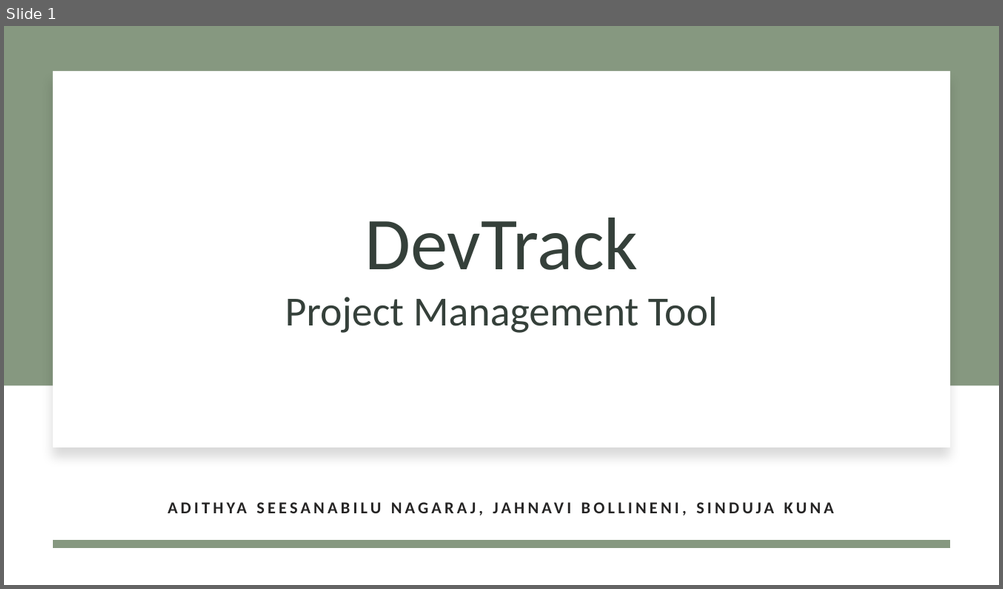
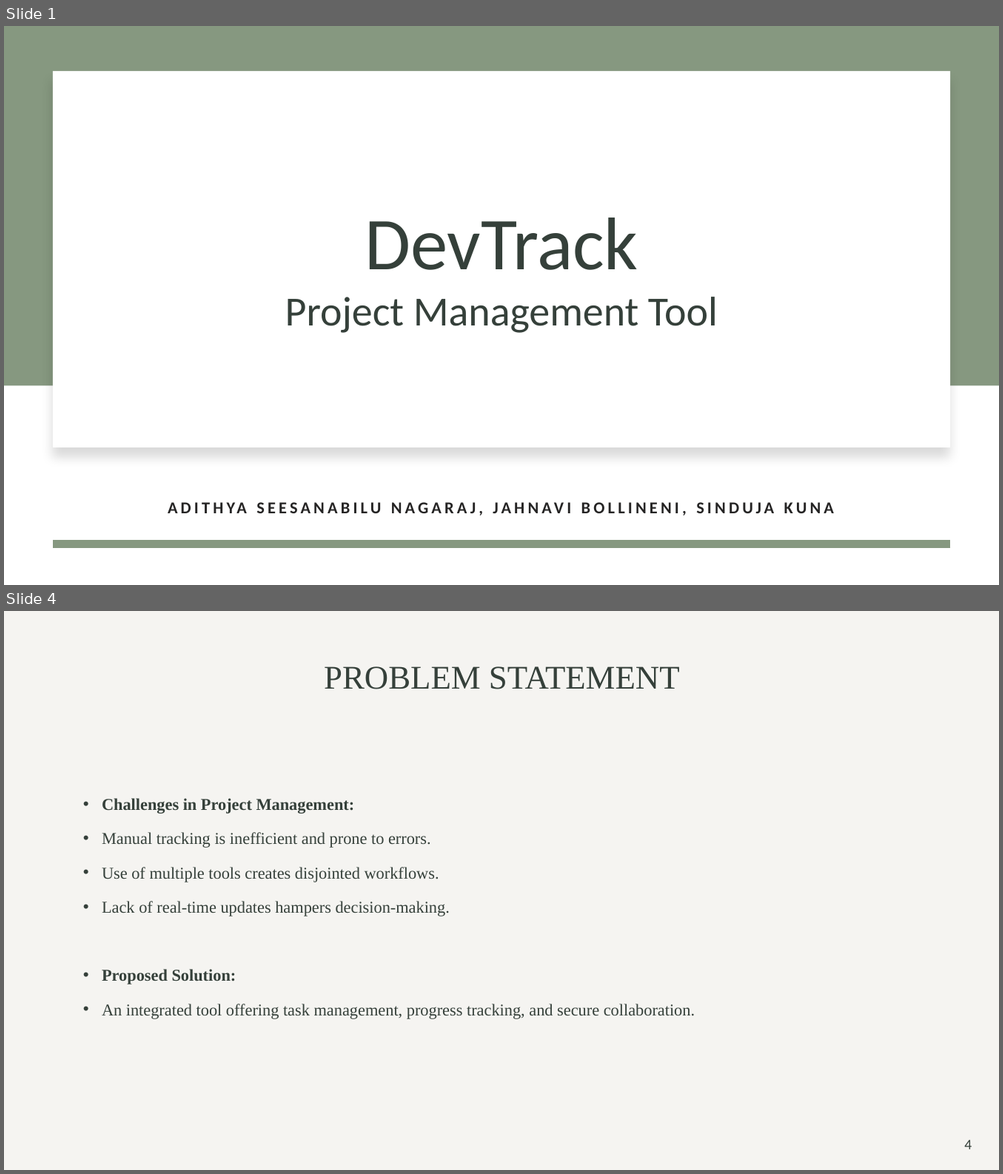
Before and after one commit to jahnavib26/DevTrack, a slide deck: ACS560 - SE Project Presentation.pptx. Shown one above the other, each under a label of ours: slide 1 before the commit, slides 1 and 4 after it; the slides between them are not shown. The pictures are 1003x589 and 1003x1174 pixels, drawn with LibreOffice and Linux fonts; fonts in the diff are those of the drawing. Boxes give left, top, right and bottom in pixels: in the first picture for what was removed or moved away, otherwise in the second. Text is boxed around its words. In the diff, an @@ line names an element or a change of style, - is before the commit and + after.

```diff
--- a/ACS560 - SE Project Presentation.pptx
+++ b/ACS560 - SE Project Presentation.pptx
@@ slide 4 added at (4,611,999,1170), background #FFFFFF @@
@@ rectangle added at (4,611,999,1170), fill #C0B7A5 at 15% opacity @@
@@ title added at (324,667,680,689), 32 pt, text #35403A @@
+PROBLEM STATEMENT
@@ text added at (102,798,694,1019), 16 pt, text #35403A @@
+• Challenges in Project Management:
+• Manual tracking is inefficient and prone to errors.
+• Use of multiple tools creates disjointed workflows.
+• Lack of real-time updates hampers decision-making.
+• Proposed Solution:
+• An integrated tool offering task management, progress tracking, and secure collaboration.
@@ page number added at (964,1140,971,1150), 14 pt, text #35403A @@
+4
```
Also in this commit, not shown: 1 slide changed, 8 other slides added, 1 other file.
